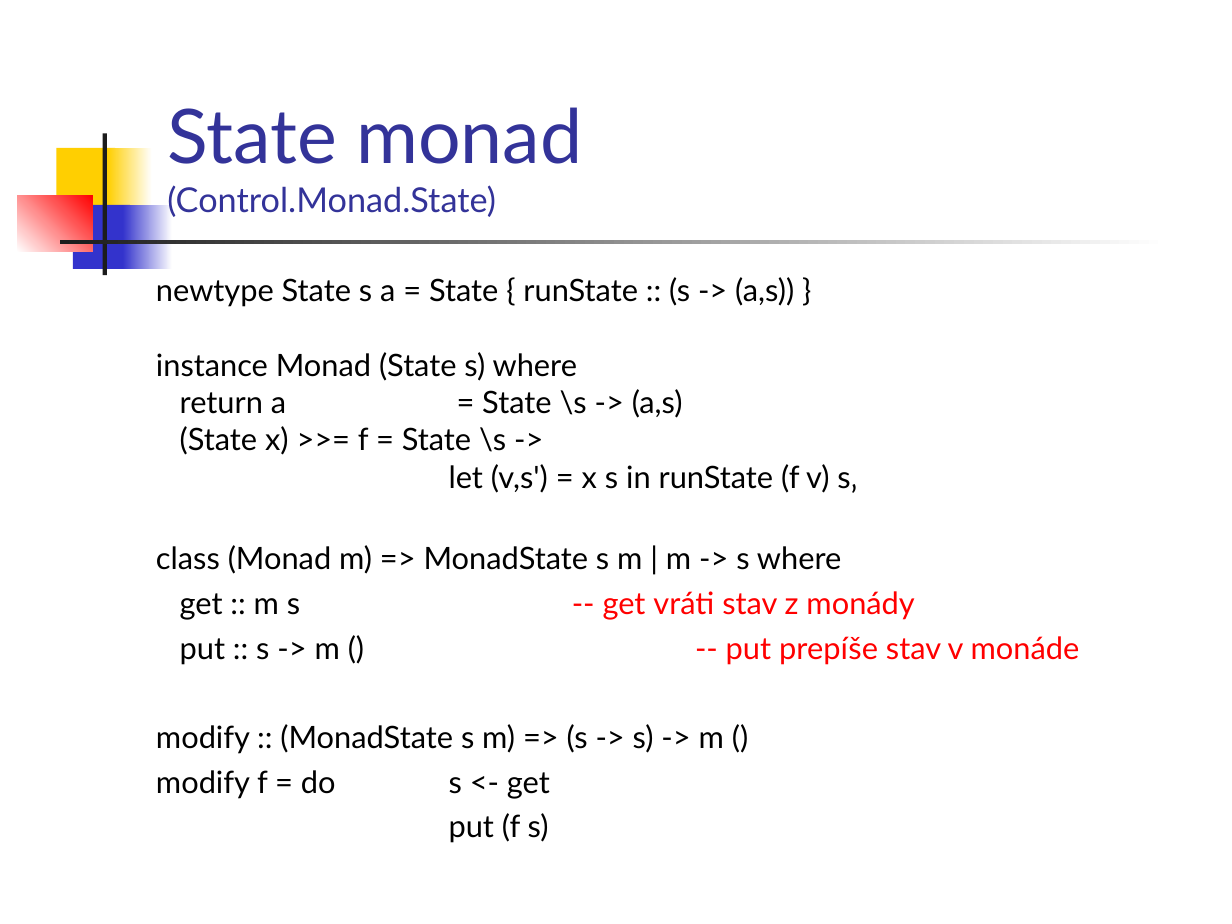
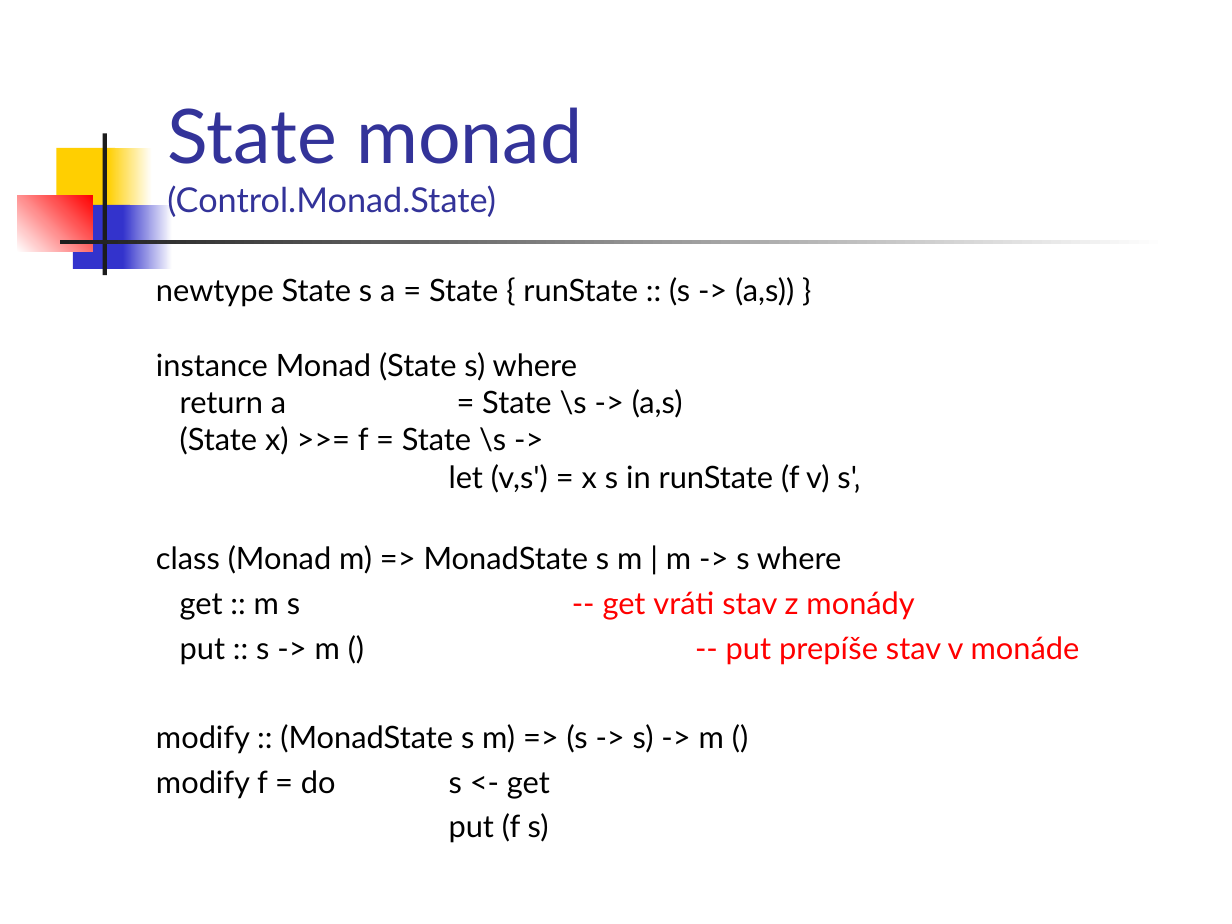
Before and after one commit to Funkcionalne/Prednasky, a slide deck: slide 19 of 12/12_fpro.ppt. Drawn at 1232x924 pixels with LibreOffice and Linux fonts; fonts in the diff are those of the drawing. Boxes give left, top, right and bottom in pixels: in the first picture for what was removed or moved away, otherwise in the second. Text is boxed around its words. In the diff, an @@ line names an element or a change of style, - is before the commit and + after.

```diff
--- a/12/12_fpro.ppt
+++ b/12/12_fpro.ppt
@@ text at (x1=449, y1=464, x2=860, y2=493): text changed @@
-let (v,s') = x s in runState (f v) s‚
+let (v,s') = x s in runState (f v) s'‚
```
Also in this commit, not shown: 5 other slides changed, 1 other file.
